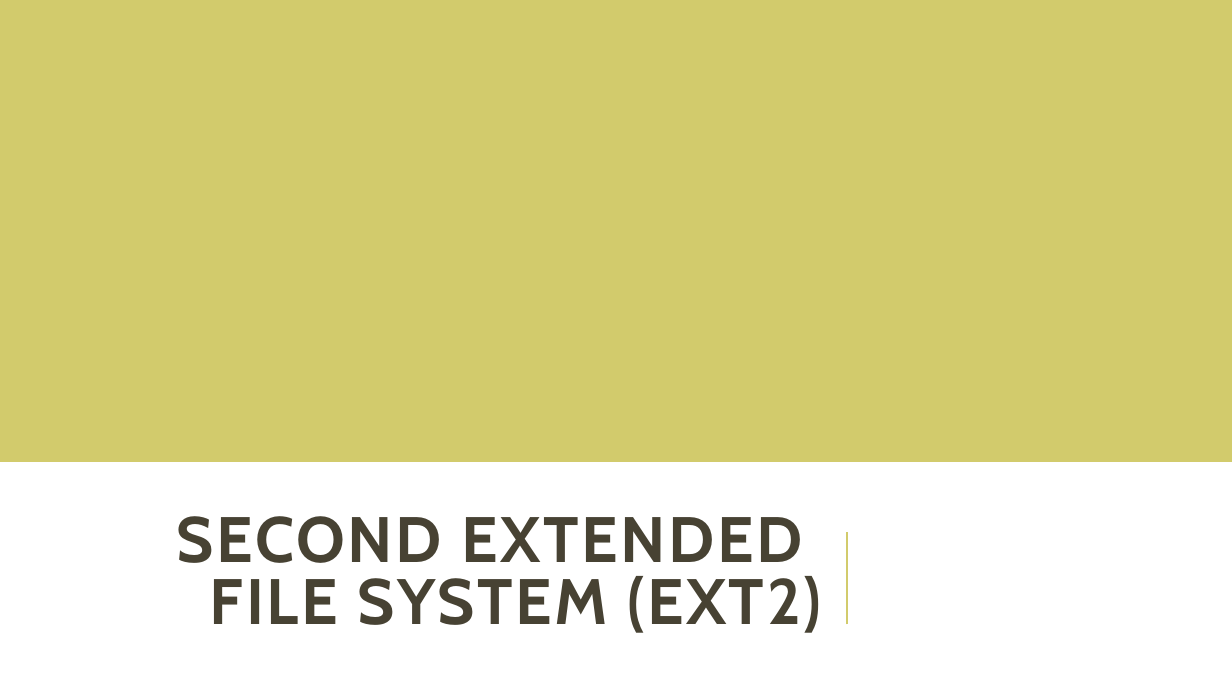
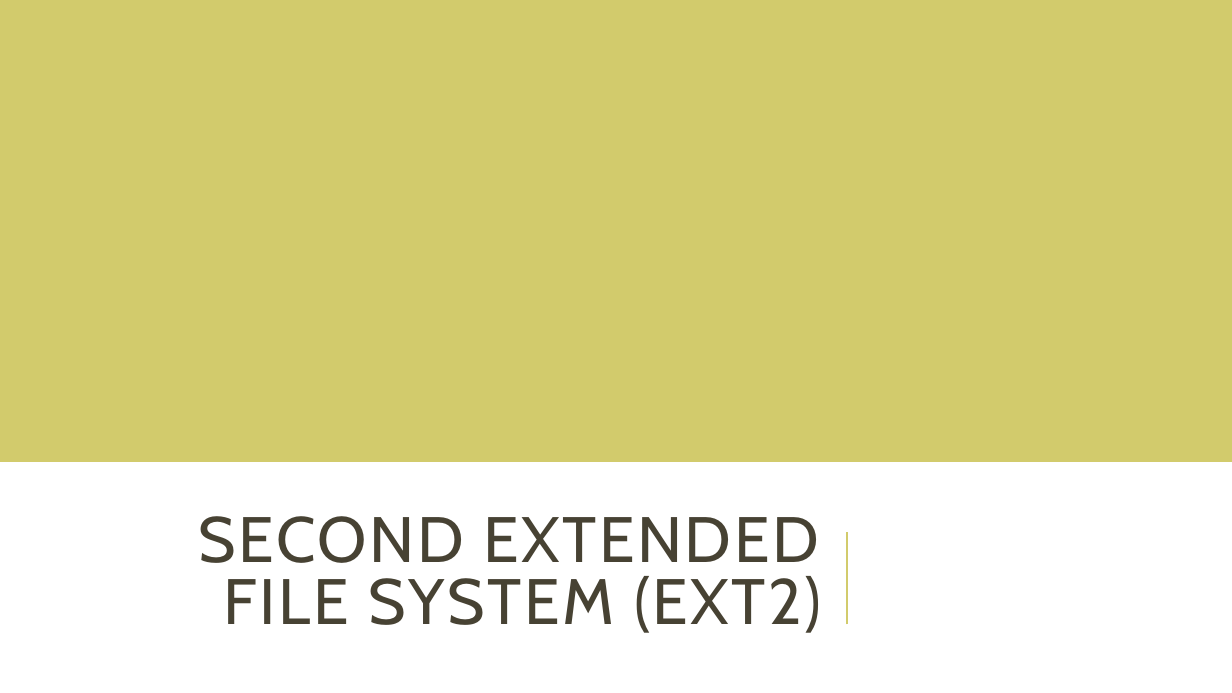
Before and after one commit to unamfi/sistop-2020-1, a slide deck: slide 4 of exposiciones/GonzálezAndrés/Extended.pptx. Drawn at 1232x693 pixels with LibreOffice and Linux fonts; fonts in the diff are those of the drawing. Boxes give left, top, right and bottom in pixels: in the first picture for what was removed or moved away, otherwise in the second. Text is boxed around its words. In the diff, an @@ line names an element or a change of style, - is before the commit and + after.

Commit message:
Presentación. ext3.

```diff
--- a/exposiciones/GonzálezAndrés/Extended.pptx
+++ b/exposiciones/GonzálezAndrés/Extended.pptx
@@ title "SECOND EXTENDED FILE SYSTEM (EXT2)" at bbox=[199, 516, 821, 633]: bold off @@
```
Also in this commit, not shown: 1 other slide changed, 6 slides added.
